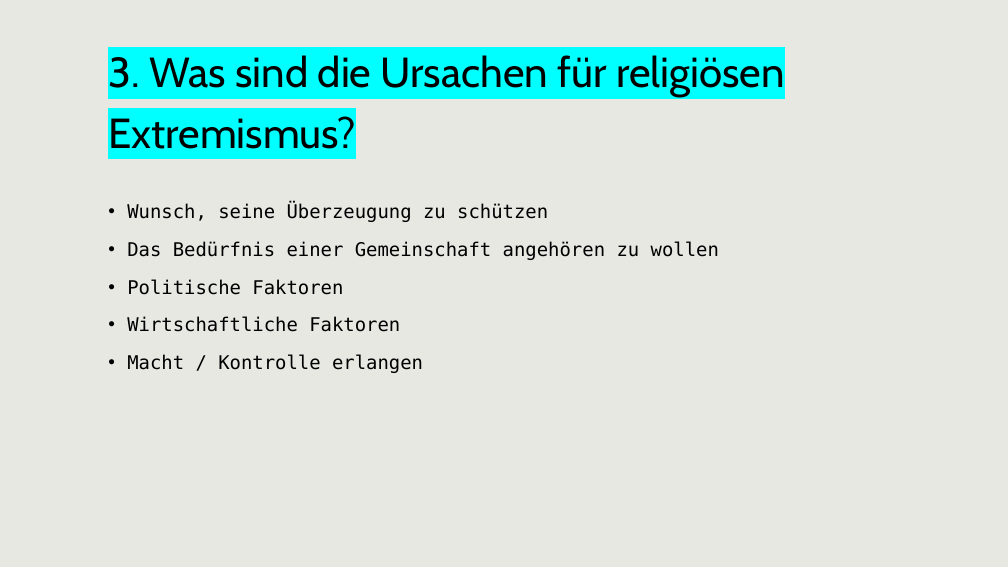
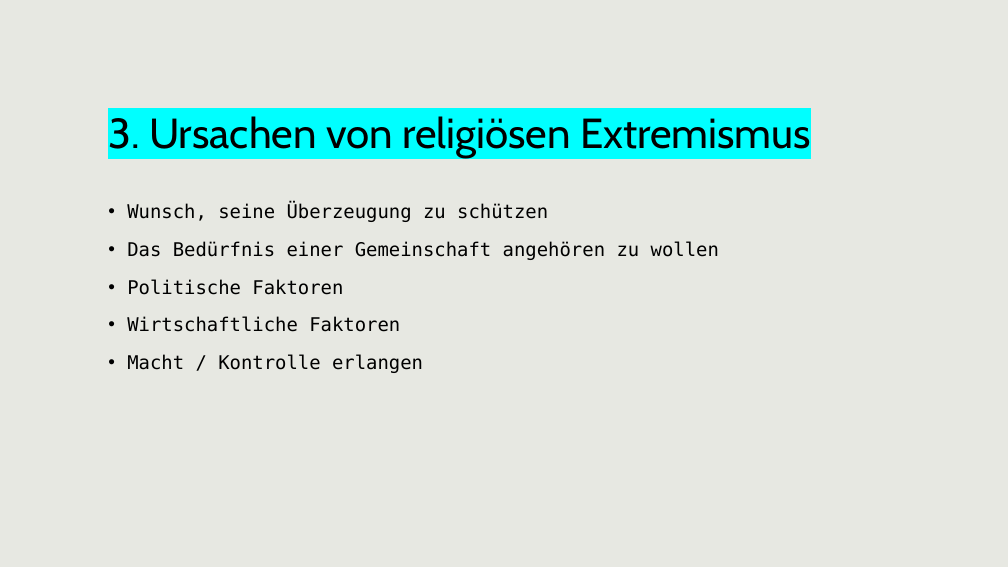
Before and after one commit to APHs-Archive/Lernmaterial, a slide deck: slide 8 of 2. Lehrjahr/PuG/Religiöser Extremismus/Präsentation.pptx. Drawn at 1008x567 pixels with LibreOffice and Linux fonts; fonts in the diff are those of the drawing. Boxes give left, top, right and bottom in pixels: in the first picture for what was removed or moved away, otherwise in the second. Text is boxed around its words. In the diff, an @@ line names an element or a change of style, - is before the commit and + after.

```diff
--- a/2. Lehrjahr/PuG/Religiöser Extremismus/Präsentation.pptx
+++ b/2. Lehrjahr/PuG/Religiöser Extremismus/Präsentation.pptx
@@ title at (108,116,811,158): text changed @@
-3. Was sind die Ursachen für religiösen Extremismus?
+3. Ursachen von religiösen Extremismus
```
Also in this commit, not shown: 5 other slides changed, 1 other file.
